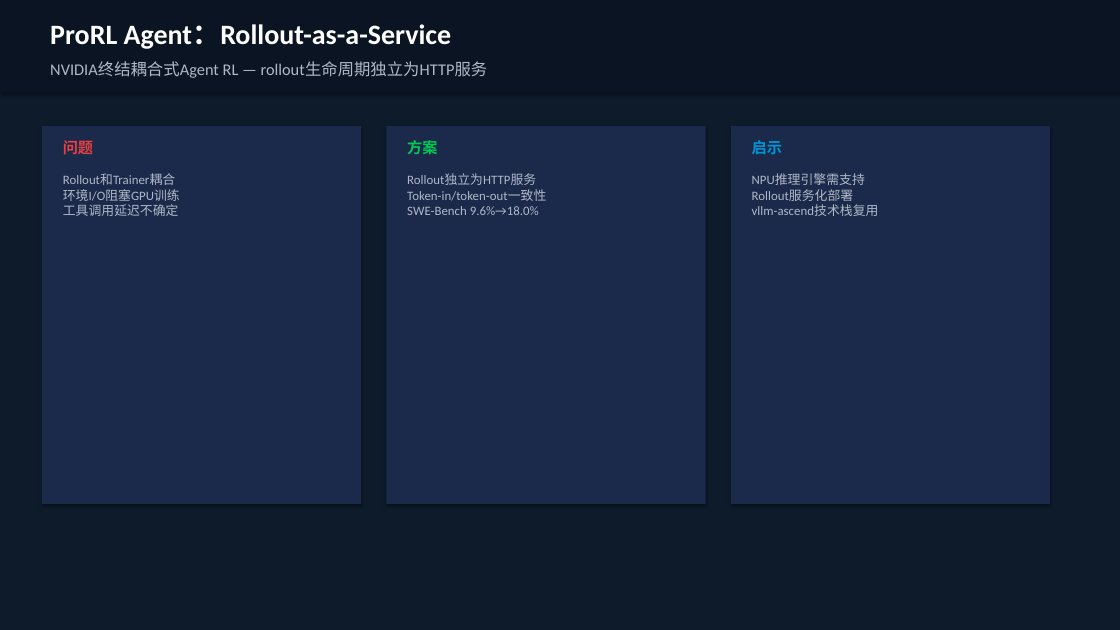
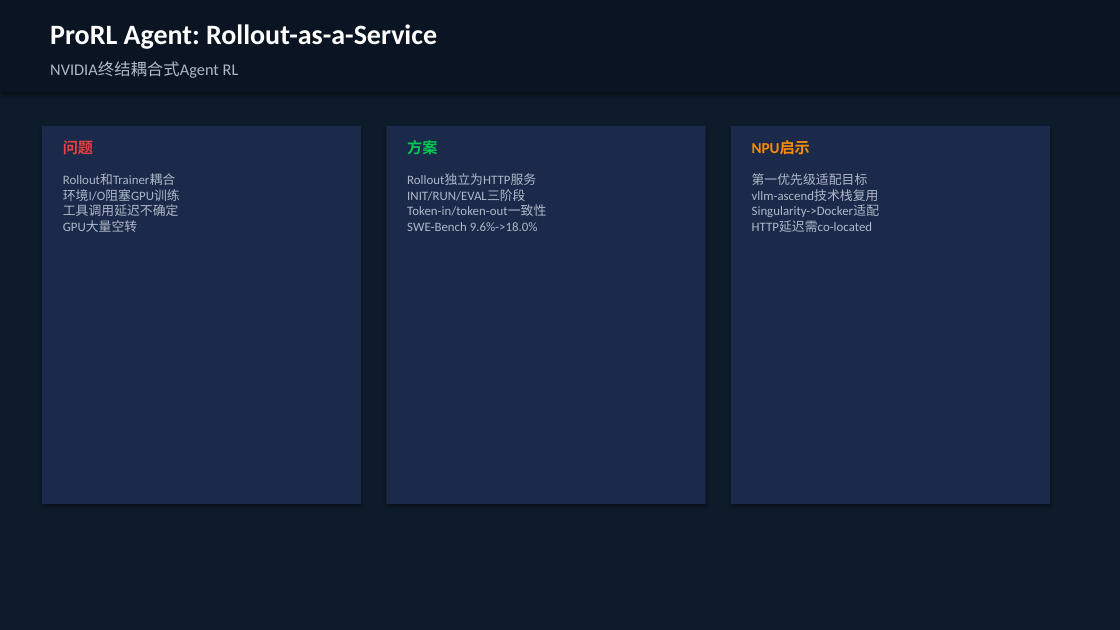
Before and after one commit to zhshgmail/tmp01, a slide deck: slide 10 of Agentic_RL_后训练洞察.pptx. Drawn at 1120x630 pixels with LibreOffice and Linux fonts; fonts in the diff are those of the drawing. Boxes give left, top, right and bottom in pixels: in the first picture for what was removed or moved away, otherwise in the second. Text is boxed around its words. In the diff, an @@ line names an element or a change of style, - is before the commit and + after.

```diff
--- a/Agentic_RL_后训练洞察.pptx
+++ b/Agentic_RL_后训练洞察.pptx
@@ text at <box>50,24,437,49</box>: text changed @@
-ProRL Agent：Rollout-as-a-Service
+ProRL Agent: Rollout-as-a-Service
@@ text at <box>50,62,239,78</box>: text changed @@
-NVIDIA终结耦合式Agent RL — rollout生命周期独立为HTTP服务
+NVIDIA终结耦合式Agent RL
@@ text at <box>752,140,810,155</box>: text changed; text colour #0096D6 to #FF8C00 @@
-启示
+NPU启示
@@ text at <box>63,174,180,232</box>: text changed @@
-Rollout和Trainer耦合
-环境I/O阻塞GPU训练
-工具调用延迟不确定
+Rollout和Trainer耦合
+环境I/O阻塞GPU训练
+工具调用延迟不确定
+GPU大量空转
@@ text at <box>407,174,546,231</box>: text changed @@
-Rollout独立为HTTP服务
-Token-in/token-out一致性
-SWE-Bench 9.6%→18.0%
+Rollout独立为HTTP服务
+INIT/RUN/EVAL三阶段
+Token-in/token-out一致性
+SWE-Bench 9.6%->18.0%
@@ text at <box>752,173,879,232</box>: text changed @@
-NPU推理引擎需支持
-Rollout服务化部署
-vllm-ascend技术栈复用
+第一优先级适配目标
+vllm-ascend技术栈复用
+Singularity->Docker适配
+HTTP延迟需co-located
```
Also in this commit, not shown: 11 other slides changed, 3 slides added, 3 slides removed.
